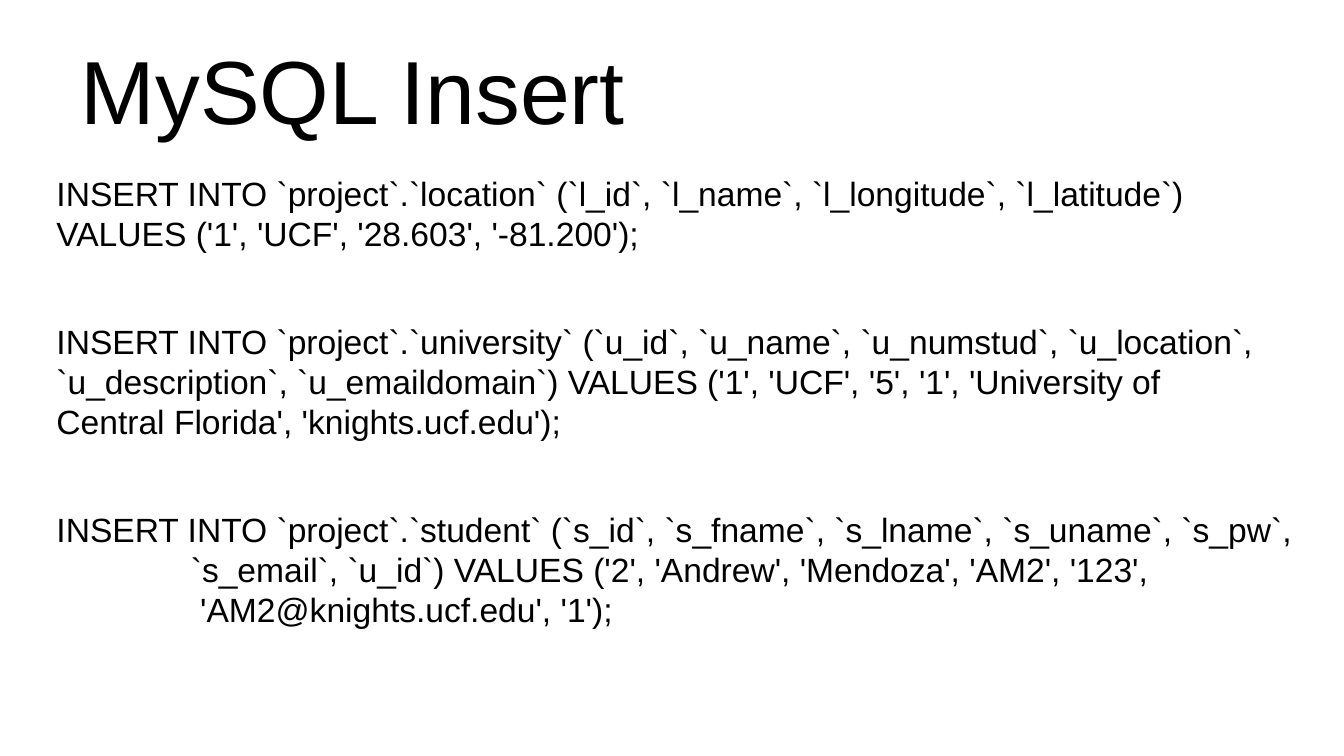
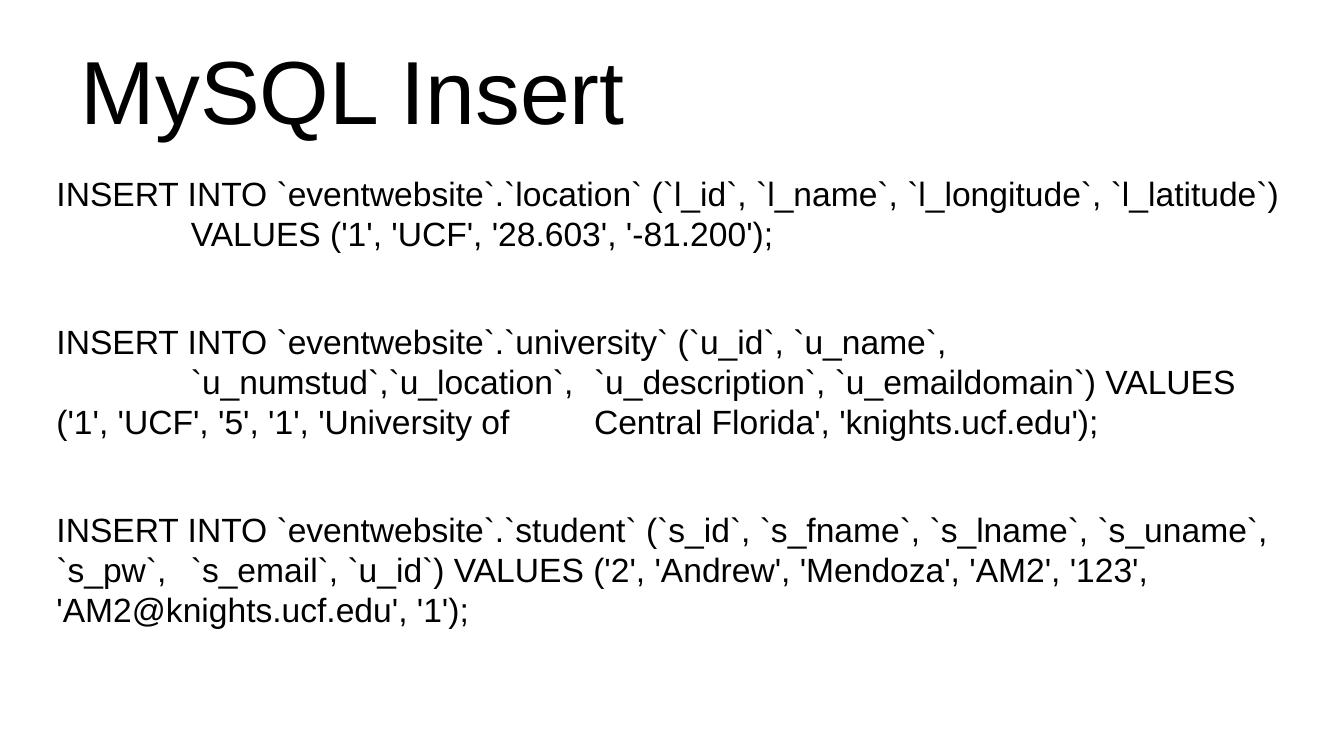
Before and after one commit to wwilhite/cop4710, a slide deck: slide 13 of PowerPoint/College Event Website.odp (slide 7 before the commit). Drawn at 1344x756 pixels with LibreOffice and Linux fonts; fonts in the diff are those of the drawing. Boxes give left, top, right and bottom in pixels: in the first picture for what was removed or moved away, otherwise in the second. Text is boxed around its words. In the diff, an @@ line names an element or a change of style, - is before the commit and + after.

```diff
--- a/PowerPoint/College Event Website.odp
+++ b/PowerPoint/College Event Website.odp
@@ text at (56, 181, 1279, 628): text changed @@
-INSERT INTO `project`.`location` (`l_id`, `l_name`, `l_longitude`, `l_latitude`) VALUES ('1', 'UCF', '28.603', '-81.200');
-INSERT INTO `project`.`university` (`u_id`, `u_name`, `u_numstud`, `u_location`, `u_description`, `u_emaildomain`) VALUES ('1', 'UCF', '5', '1', 'University of Central Florida', 'knights.ucf.edu');
-INSERT INTO `project`.`student` (`s_id`, `s_fname`, `s_lname`, `s_uname`, `s_pw`, `s_email`, `u_id`) VALUES ('2', 'Andrew', 'Mendoza', 'AM2', '123', 'AM2@knights.ucf.edu', '1');
+INSERT INTO `eventwebsite`.`location` (`l_id`, `l_name`, `l_longitude`, `l_latitude`) VALUES ('1', 'UCF', '28.603', '-81.200');
+INSERT INTO `eventwebsite`.`university` (`u_id`, `u_name`, `u_numstud`,`u_location`, `u_description`, `u_emaildomain`) VALUES ('1', 'UCF', '5', '1', 'University of Central Florida', 'knights.ucf.edu');
+INSERT INTO `eventwebsite`.`student` (`s_id`, `s_fname`, `s_lname`, `s_uname`, `s_pw`, `s_email`, `u_id`) VALUES ('2', 'Andrew', 'Mendoza', 'AM2', '123', 'AM2@knights.ucf.edu', '1');
```
Also in this commit, not shown: 1 other slide changed, 8 slides added, 1 other file.
